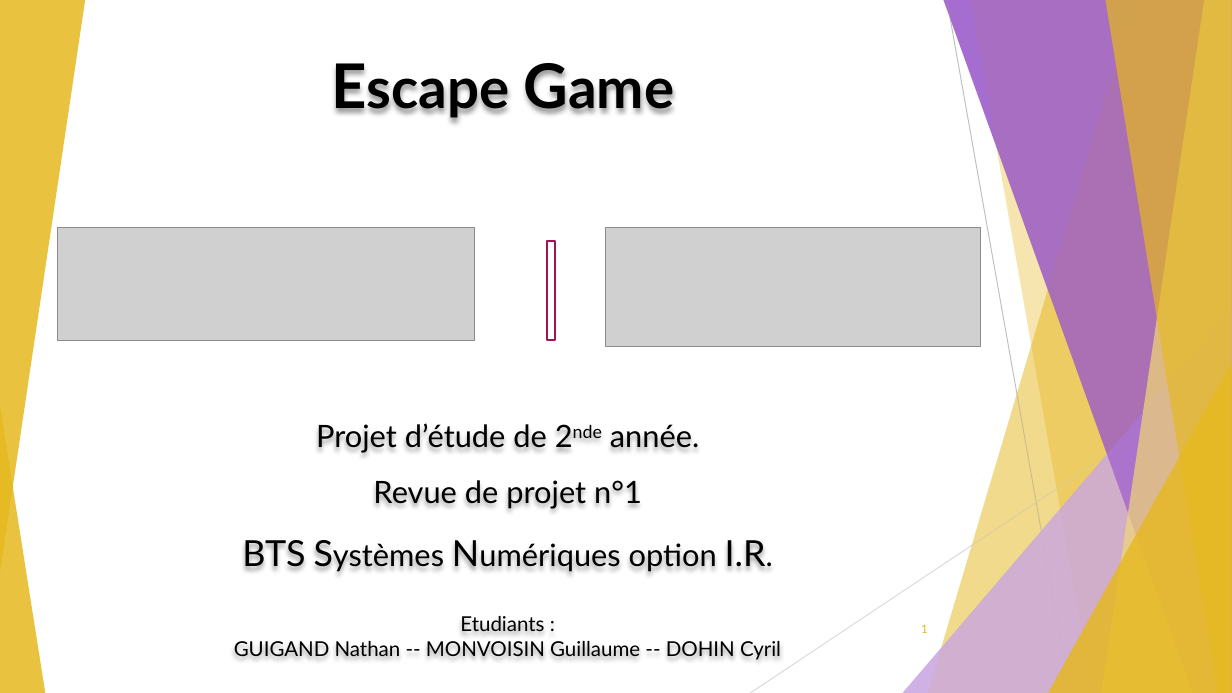
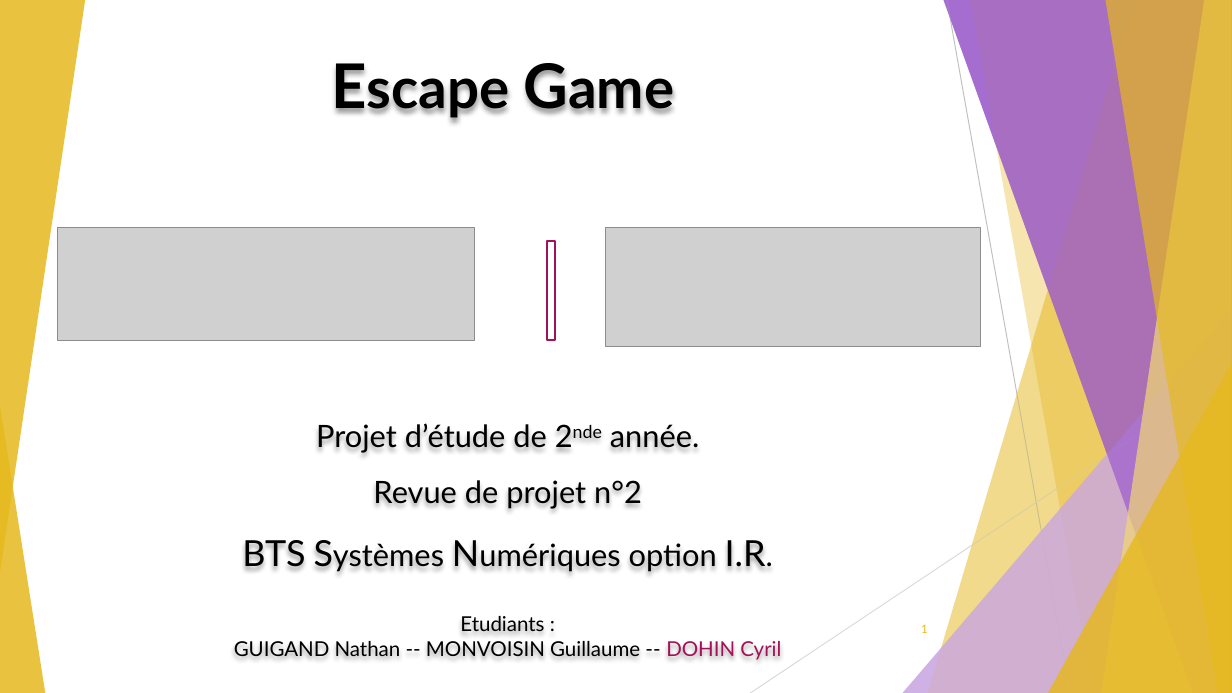
Before and after one commit to GuiguiMvn/Systeme-Escape-Game-Telethon, a slide deck: slide 1 of Cyril/Diapositives/Projet Théléton REVUE 2.pptx. Drawn at 1232x693 pixels with LibreOffice and Linux fonts; fonts in the diff are those of the drawing; grey boxes stand for pictures. Boxes give left, top, right and bottom in pixels: in the first picture for what was removed or moved away, otherwise in the second. Text is boxed around its words. In the diff, an @@ line names an element or a change of style, - is before the commit and + after.

```diff
--- a/Cyril/Diapositives/Projet Théléton REVUE 2.pptx
+++ b/Cyril/Diapositives/Projet Théléton REVUE 2.pptx
@@ text at box(373, 480, 642, 509): text changed @@
-Revue de projet n°1
+Revue de projet n°2
@@ text at box(234, 641, 781, 660): text colour #000000 to #A31257 in "DOHIN Cyril" @@
```
Also in this commit, not shown: 1 other slide changed.
